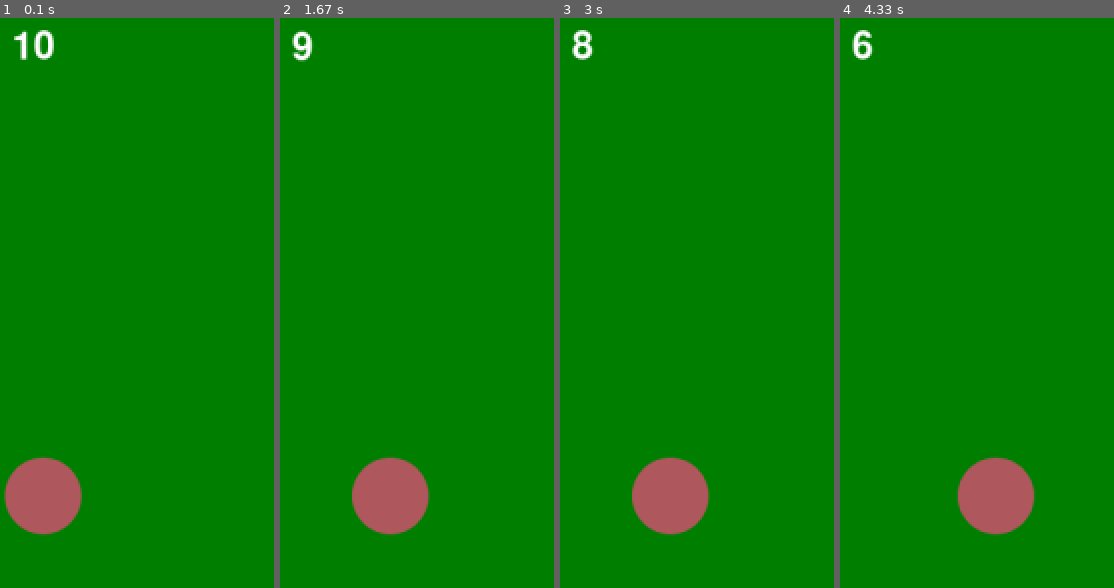
Above: before the commit, frames 1-4 (left to right).
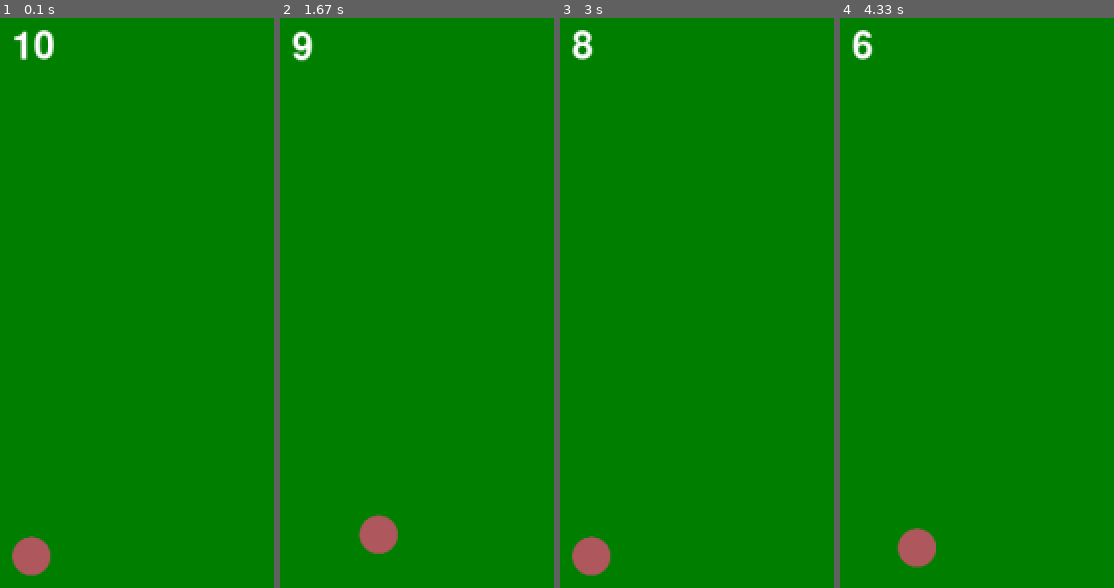
Above: after the commit, the same moments.

Repository: b7duongcs/PyGame-Disc-Golf
Game: pygame game, started from main.py
The game is run twice, just before and just after one commit, with the same random seed, the same clock (stepped at 60 frames per second) and the same inputs.
Inputs:
- Up to frame 1 (0.1 s): no input
- Up to frame 2 (1.67 s): hold D 0.33-0.8 s; hold W 0.83-1.13 s; hold D 1.17-1.63 s
- Up to frame 3 (3 s): hold A 1.67-2.2 s; hold S 2.23-2.53 s; hold A 2.57-2.97 s
- Up to frame 4 (4.33 s): hold W 3-3.37 s; hold D 3.4-4.03 s; hold S from 4.07 s (still down)

The runs differ from the first frame. In frame 1, 3.9% of the frame differs, in the area x 1-30%, y 76-98%; in frame 2, 3.3%; in frame 3, 3.9%; in frame 4, 3.9%.

Commit message:
clean up code

Diff:
--- a/main.py
+++ b/main.py
@@ -9,6 +9,7 @@
 
 GREEN = (0,128,0)
 WHITE = (255, 255, 255)
+BLACK = (0, 0, 0)
 
 FPS = 60
 TICKS_PER_FRAME = 1000/FPS
@@ -16,22 +17,34 @@
 
 FONT = pygame.font.Font('freesansbold.ttf', 32)
 
-DISC_SIZE = 64
+DISC_SIZE = 32
 DISC_IMAGE = pygame.image.load(os.path.join('assets', 'disc_sprite.png'))
 DISC = pygame.transform.scale(DISC_IMAGE, (DISC_SIZE, DISC_SIZE))
 
+START_X = 10
+START_Y = (HEIGHT - DISC_SIZE) / 2
 
 def draw_window(disc, colour, time):
     WIN.fill(colour)
     WIN.blit(DISC, (disc.x, disc.y))
     if time >= 0:
-        timer = 10 - int(time / 1000)
+        timer = int(TIME_LIMIT / 1000 - int(time / 1000))
         text = FONT.render(str(timer), True, WHITE)
         WIN.blit(text, (10,10))
     pygame.display.update()
 
+def controls(keys_pressed, disc):
+    if keys_pressed[pygame.K_w]:
+        disc.y -= 1
+    if keys_pressed[pygame.K_a]:
+        disc.x -= 1
+    if keys_pressed[pygame.K_s]:
+        disc.y += 1
+    if keys_pressed[pygame.K_d]:
+        disc.x += 1
+
 def main():
-    disc = pygame.Rect(4, 368, DISC_SIZE, DISC_SIZE)
+    disc = pygame.Rect(START_X, START_Y, DISC_SIZE, DISC_SIZE)
     launching = False #false: inputting controls, true: watching disc fly, no inputs
     current_time = 0
 
@@ -42,16 +55,17 @@
         for event in pygame.event.get():
             if event.type == pygame.QUIT:
                 run = False
+
         current_time = pygame.time.get_ticks()
         if current_time >= TIME_LIMIT:
             launching = True
-        keys_pressed = pygame.key.get_pressed()
-        if keys_pressed[pygame.K_d]:
-            disc.x += 1
+
         if not launching:
             draw_window(disc, GREEN, current_time)
+            keys_pressed = pygame.key.get_pressed()
+            controls(keys_pressed, disc)
         else:
-            draw_window(disc, (0,0,0), -1)
+            draw_window(disc, BLACK, -1)
 
     pygame.quit()
 
